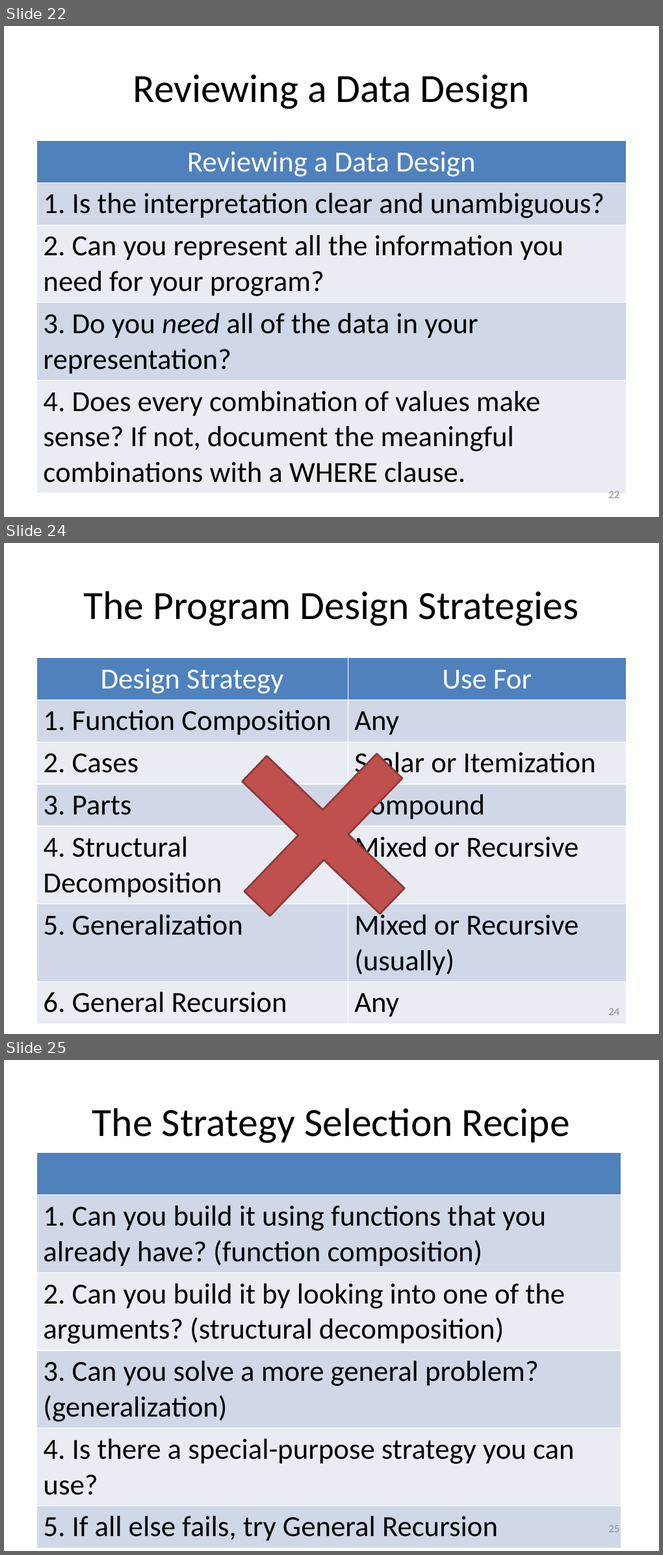
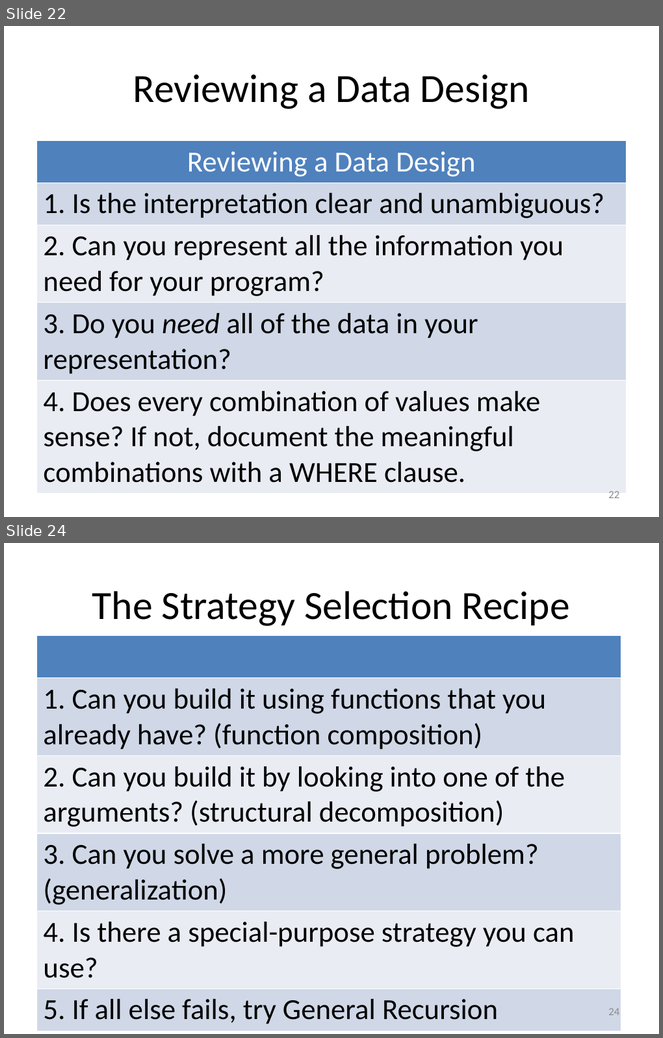
Before and after one commit to mwand/cs5010f16, a slide deck: Slides/Common Slides.pptx. Shown one above the other, each under a label of ours: slides 22, 24 and 25 before the commit, slides 22 and 24 after it; the slides between them are not shown. The pictures are 663x1555 and 663x1038 pixels, drawn with LibreOffice and Linux fonts; fonts in the diff are those of the drawing. Boxes give left, top, right and bottom in pixels: in the first picture for what was removed or moved away, otherwise in the second. Text is boxed around its words. In the diff, an @@ line names an element or a change of style, - is before the commit and + after.

Commit message:
added new Design Strategies to Common Slides.pptx

```diff
--- a/Slides/Common Slides.pptx
+++ b/Slides/Common Slides.pptx
@@ slide 24 removed at (4,543,659,1034), background #FFFFFF @@
@@ title removed at (84,591,579,626) @@
-The Program Design Strategies
@@ table removed at (36,657,627,1020), 7 rows, 2 columns @@
-Design Strategy | Use For
-1. Function Composition | Any
-2. Cases | Scalar or Itemization
-3. Parts | Compound
-4. Structural Decomposition | Mixed or Recursive
-5. Generalization | Mixed or Recursive (usually)
-6. General Recursion | Any
@@ plus removed at (189,700,459,971) @@
@@ page number removed at (608,1008,620,1016) @@
-24
@@ what was slide 25 is now slide 24 @@
@@ page number at (608,1008,620,1016): text changed @@
-25
+24
```
Also in this commit, not shown: 4 slides changed, 2 other files.
